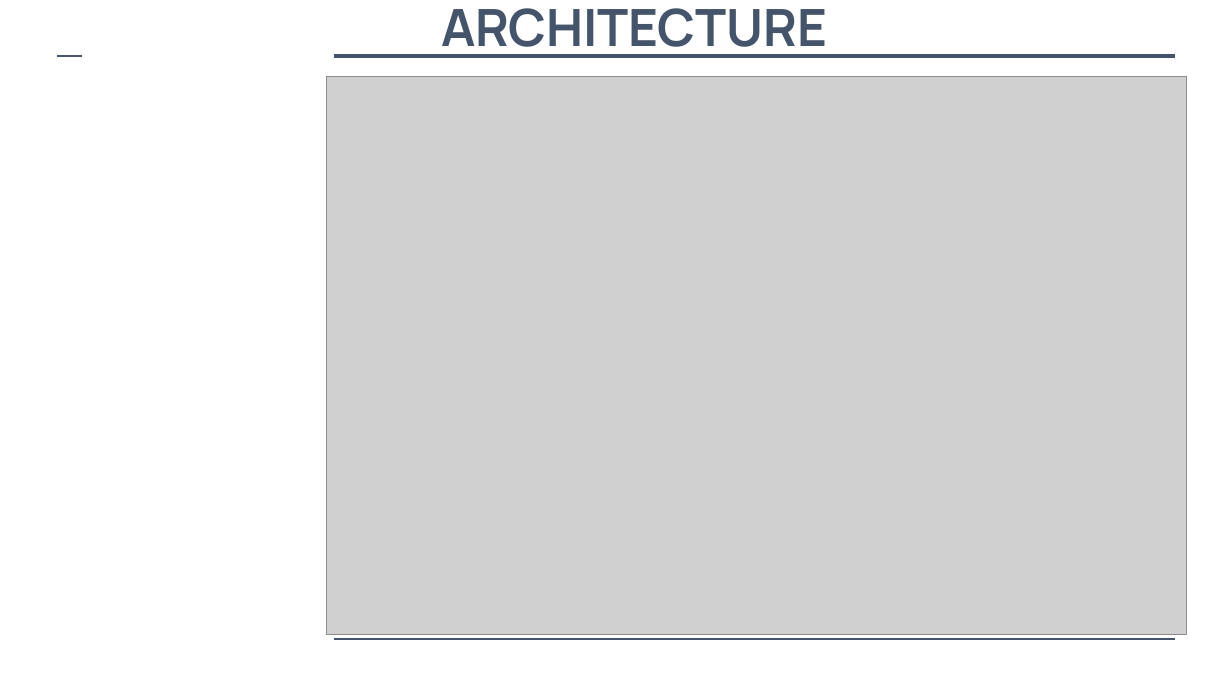
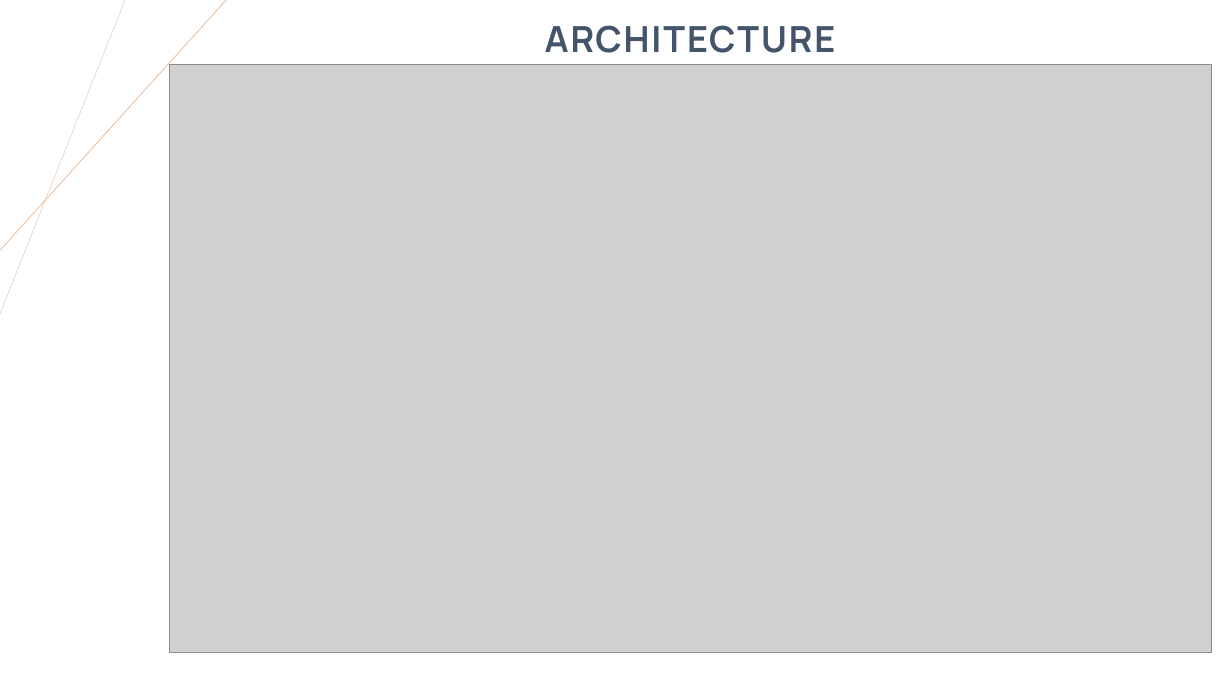
Before and after one commit to achrafkassimi/Portfolio_LocationTVM_Pitch, a slide deck: slide 5 of doc/Location TVM.pptx. Drawn at 1232x693 pixels with LibreOffice and Linux fonts; fonts in the diff are those of the drawing; grey boxes stand for pictures. Boxes give left, top, right and bottom in pixels: in the first picture for what was removed or moved away, otherwise in the second. Text is boxed around its words. In the diff, an @@ line names an element or a change of style, - is before the commit and + after.

```diff
--- a/doc/Location TVM.pptx
+++ b/doc/Location TVM.pptx
@@ line added from (125, 0) to (0, 314), #E2B18D 0.25 pt @@
@@ line added from (226, 0) to (0, 250), #E2B18D 0.5 pt @@
@@ title "ARCHITECTURE": place and size @@
-title "ARCHITECTURE" at [441,8,827,58]
+title "ARCHITECTURE" at [545,25,836,53]
@@ title "ARCHITECTURE" at [545,25,836,53]: size 40 to 28 pt, letter spacing 0 to 1.5 pt; alignment left to centre; line spacing 1 to 0.9; vertical alignment top to middle @@
@@ line removed from (57, 56) to (82, 56) @@
@@ line removed from (334, 56) to (1176, 56) @@
@@ picture: place and size @@
-picture at [326,77,1187,635]
+picture at [169,65,1211,653]
@@ line removed from (334, 639) to (1176, 639) @@
```
Also in this commit, not shown: 3 other slides changed, 5 slides added, 24 slides removed.
